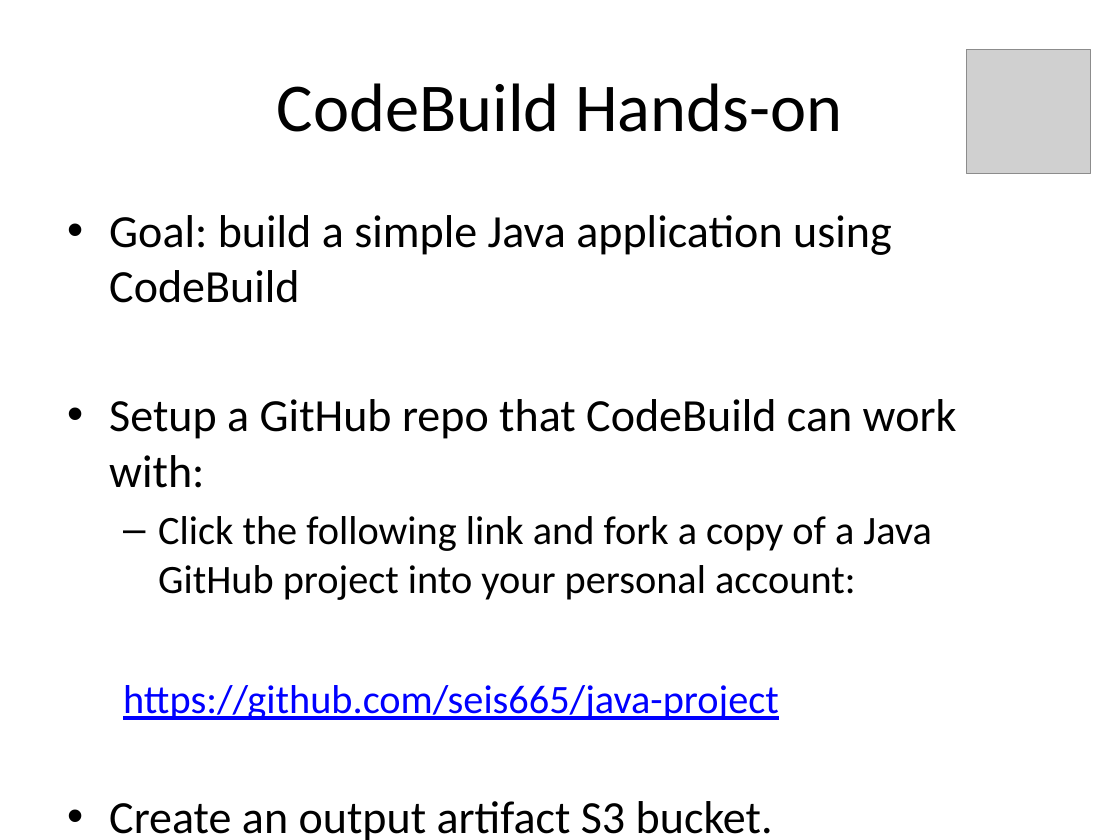
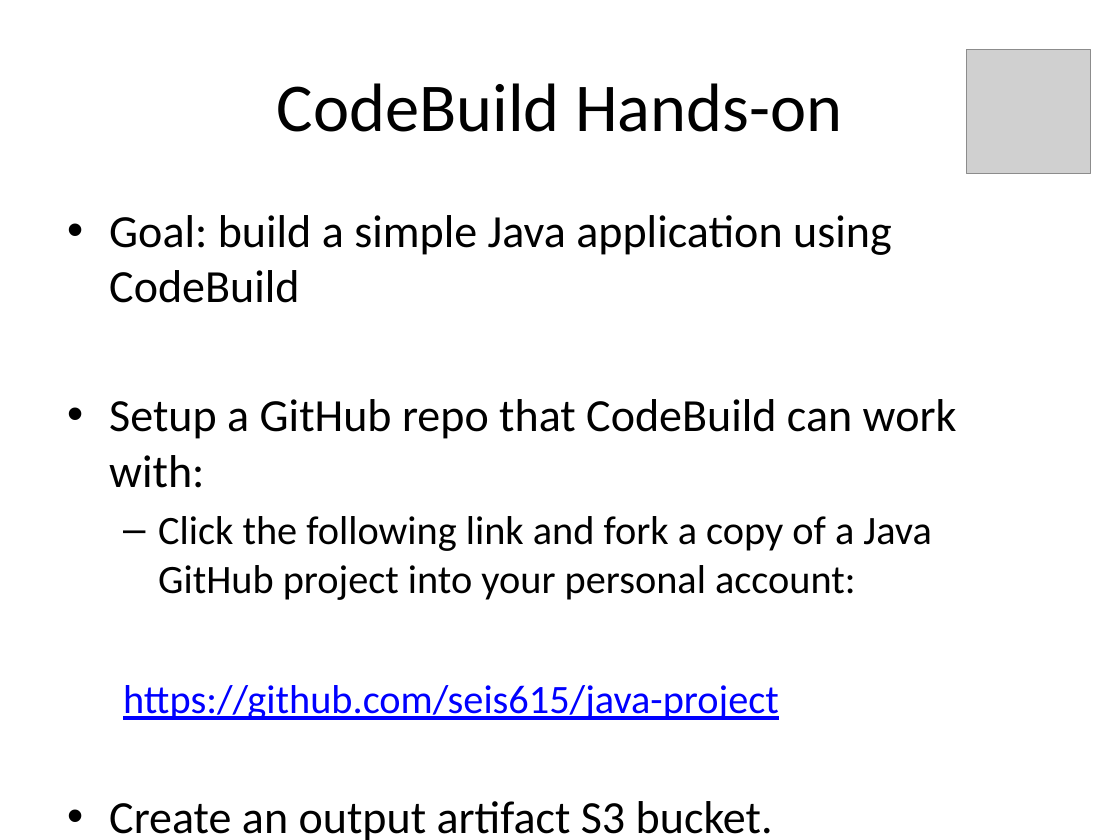
Before and after one commit to jasondbaker/infrastructure-class, a slide deck: slide 25 of lectures/infrastructure-week-10.pptx. Drawn at 1120x840 pixels with LibreOffice and Linux fonts; fonts in the diff are those of the drawing; grey boxes stand for pictures. Boxes give left, top, right and bottom in pixels: in the first picture for what was removed or moved away, otherwise in the second. Text is boxed around its words. In the diff, an @@ line names an element or a change of style, - is before the commit and + after.

```diff
--- a/lectures/infrastructure-week-10.pptx
+++ b/lectures/infrastructure-week-10.pptx
@@ text at [123, 685, 779, 720]: text changed @@
-  https://github.com/seis665/java-project
+  https://github.com/seis615/java-project
```
Also in this commit, not shown: 2 other slides changed.
